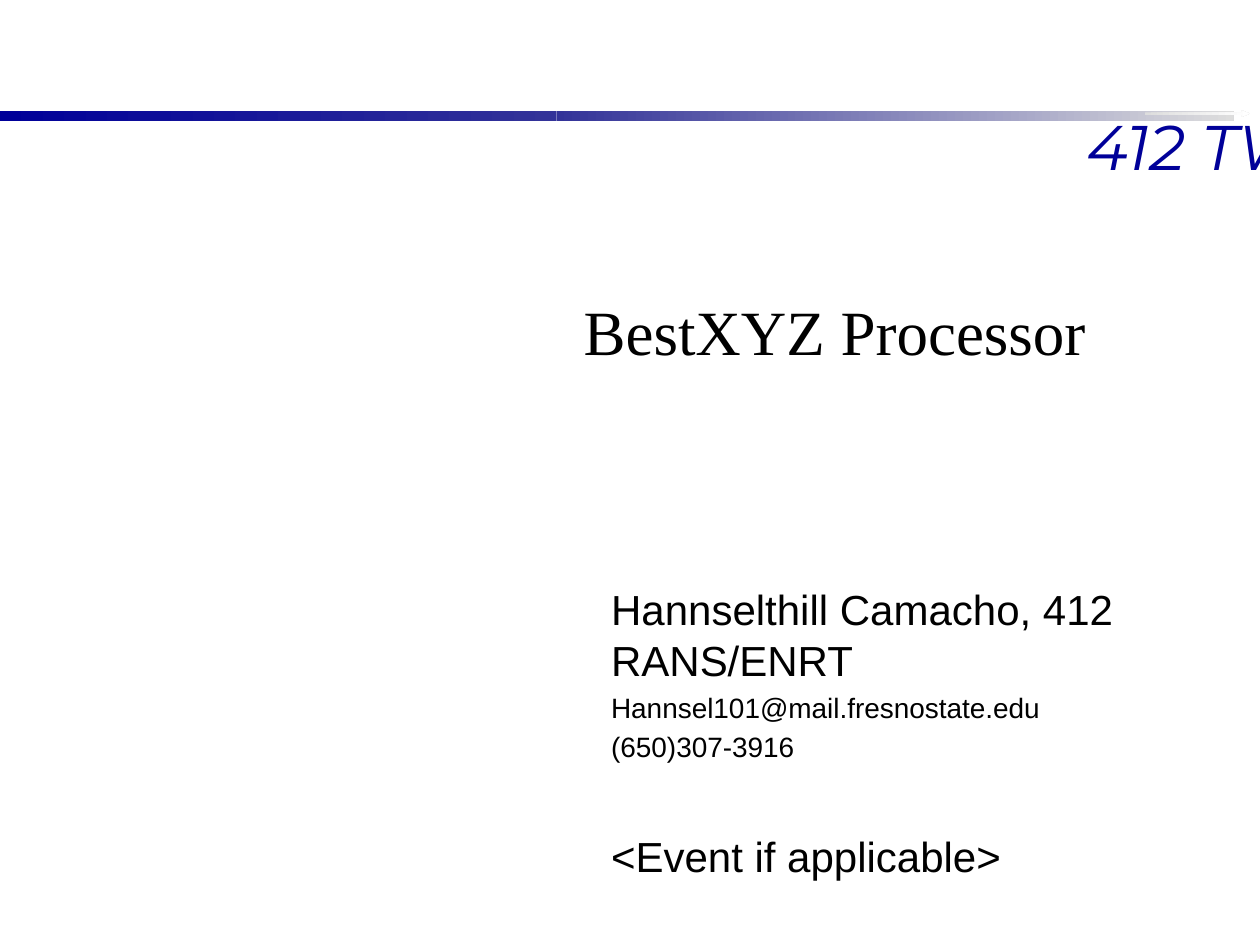
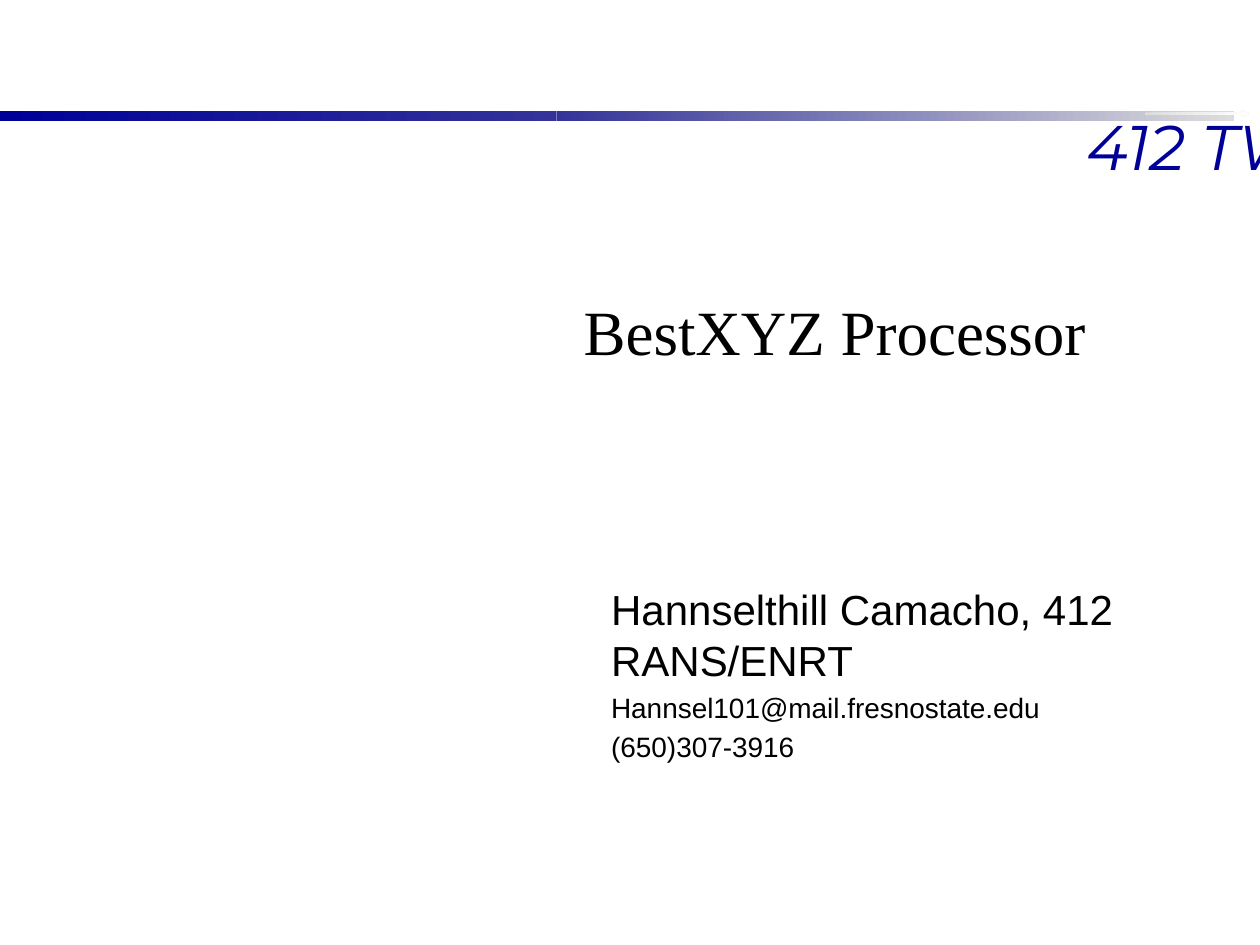
Before and after one commit to Hannsel101/PCIP_Intern_Proj_1, a slide deck: slide 1 of BestXYZ_Presentation.pptx. Drawn at 1260x945 pixels with LibreOffice and Linux fonts; fonts in the diff are those of the drawing; background and template pictures are left out. Boxes give left, top, right and bottom in pixels: in the first picture for what was removed or moved away, otherwise in the second. Text is boxed around its words. In the diff, an @@ line names an element or a change of style, - is before the commit and + after.

```diff
--- a/BestXYZ_Presentation.pptx
+++ b/BestXYZ_Presentation.pptx
@@ subtitle at bbox=[611, 841, 1001, 880]: paragraph removed @@
-<Event if applicable>
```
Also in this commit, not shown: 12 other slides changed, 4 slides added, 6 other files.
